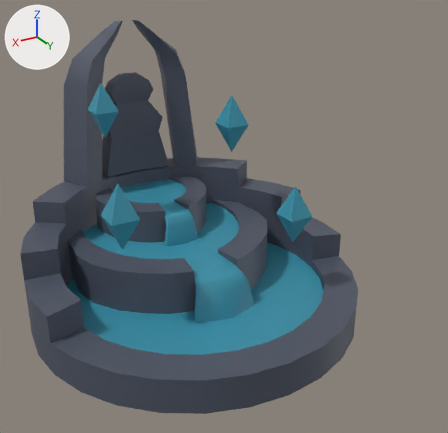
A saved change to the FBX model Assets/Source Material/Miranda Greting/Meshes/M_ManaFountain.fbx.
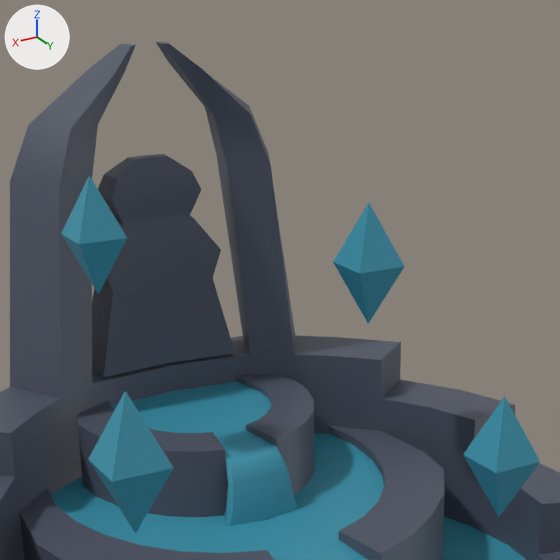
Each version appears first whole from a camera (50 mm lens) standing at (4.081, 64.696, 0.347) and looking at (2.7, 62.395, -0.803), and next in a close-up on the part from 13% to 72% of the width and 0% to 61% of the height. The lights are fixed; the arrows at upper left show +X, +Y and +Z. Where no turn or scale is listed for an object, it has been applied to the vertices.

The first close-up shows 'Crystal', 'Crystal.001', 'Crystal.002', 'Crystal.003', 'FountainEdge', 'FountainEdge.001', 'ManaFountain.001', 'Statue', 'Water', 'Water.001', 'Water.002', 'Waterfall'.
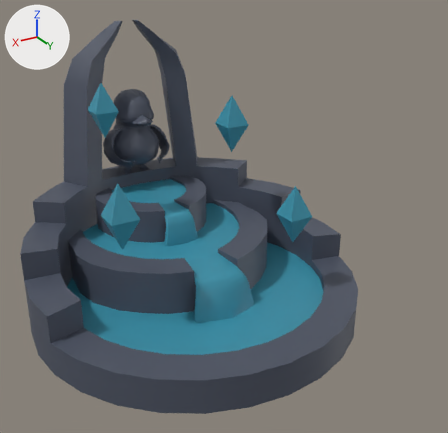
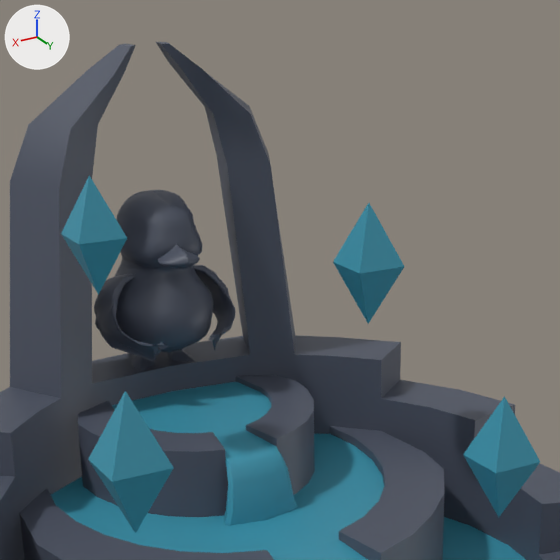
Where the newer file only moved an object's origin or applied its transform, the numbers keep the older frame.

The change in detail:
Mesh me_cylinder_036 is new.
It has 1760 vertices, 1799 faces and spans x -0.161..0.161, y -0.286..0.201, z -0.374..0.049.
It uses material mat_stone (dark blue #4d5363).
Mesh me_cylinder_037 is new.
It has 253 vertices, 252 faces and spans x -0.0492..0.0492, y -0.0284..0.0807, z -0.021..0.0401.
It uses material mat_stone (dark blue #4d5363).
Object 'Statue' (ob_statue) is deleted.
Object 'Duck' (ob_duck) is new; it shows me_cylinder_036.
Its location is (2.881, 61.754, -0.345).
Object 'Beak' (ob_beak) is new; it shows me_cylinder_037.
Its location is (2.885, 61.903, -0.426).

Changed parts and their boxes (x1, y1, x2, y2) in the close-ups (560 x 560 px):
'Statue', deleted
    before: (92, 154, 235, 377)
'Duck', added
    after: (94, 190, 235, 371)
'Beak', added (blue)
    after: (158, 244, 200, 269)
